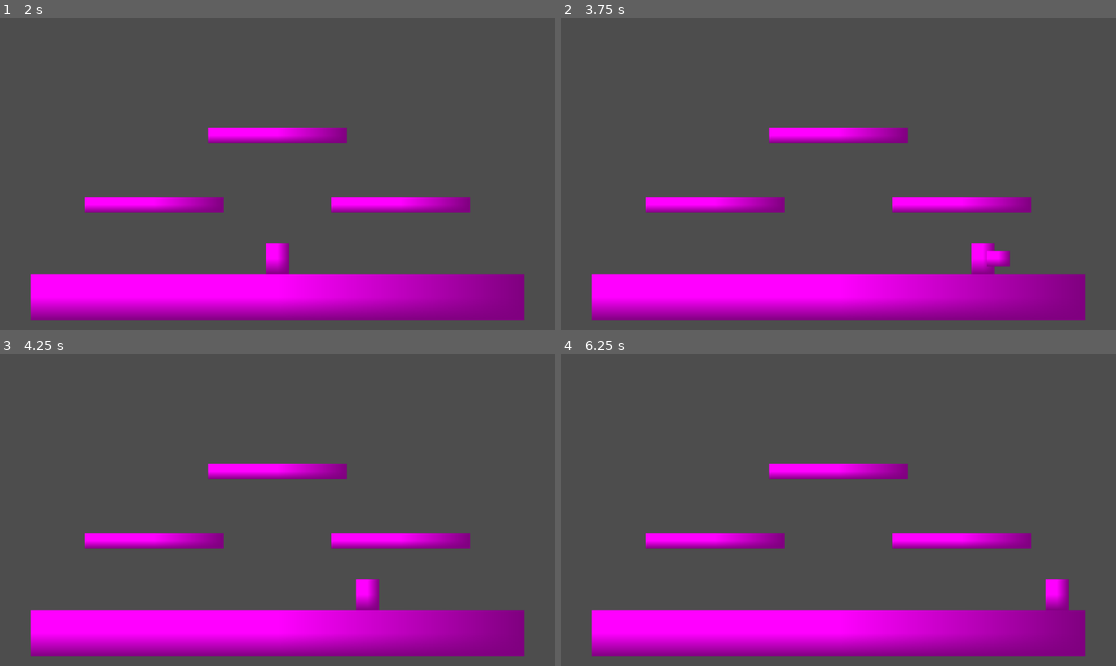
Above: before the commit, frames 1-4 (two rows, left to right).
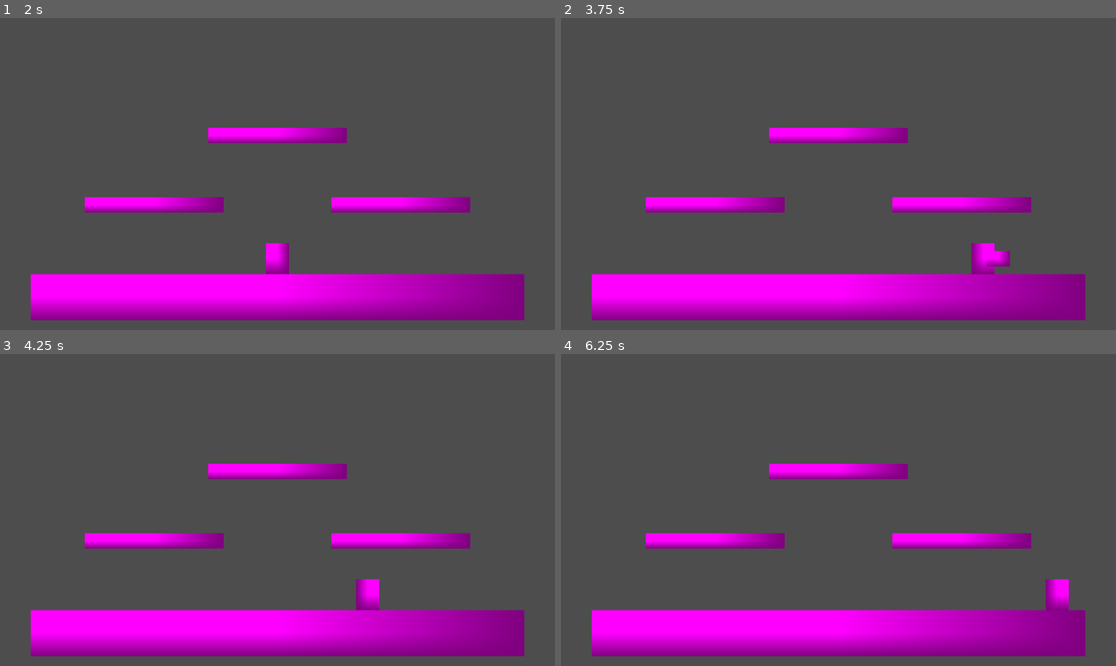
Above: after the commit, the same moments.

Repository: ima-cow/Fighting-game-adv-comp-sci
Game: Godot game, scene res://scenes/level_selector.tscn
Same seed, same stepped clock (60 frames per second), same inputs: the game is played once before the commit and once after it. The engine's default icon, where the game draws it, is replaced by a stand-in: a white triangle on a blue panel in a dark square.
Inputs (mouse positions are in pixels of both pictures, inside the frame that each line leads up to):
- Up to frame 1 (2 s): click (177, 167) at 0.5 s; click (177, 167) at 1.25 s
- Up to frame 2 (3.75 s): tap Enter at 2 s; hold D (move_right) 2.03-3.53 s; tap H (grab) at 2.1 s; tap Space (jump) at 2.27, 3.02 s; tap U (jab) at 2.3, 2.85 s; tap K (smash) at 3.05, 3.6 s; hold A (move_left) from 3.53 s (still down)
- Up to frame 3 (4.25 s): keep holding A (move_left); tap I (special_1) at 3.8 s
- Up to frame 4 (6.25 s): release A (move_left) at 4.28 s; hold D (move_right) 4.28-5.78 s; tap I (special_1) at 4.35 s; tap Space (jump) at 4.52, 5.27, 6.02 s; tap O (special_2) at 4.55, 5.1 s; tap J (tilt) at 5.3, 5.85 s; hold A (move_left) from 5.78 s (still down); tap H (grab) at 6.05 s

Frame 1 is identical in both runs. In frame 2, 0.2% of the frame differs, in the area x 73-79%, y 72-82%; in frame 3, 0.3%, in the area x 64-69%, y 72-82%; in frame 4, 0.3%.

Commit message:
trying to get character flipping

Diff:
--- a/scenes/moves/blank_move.tscn
+++ b/scenes/moves/blank_move.tscn
@@ -17,7 +17,6 @@
 shape = SubResource("RectangleShape2D_5ye8p")
 
 [node name="Sprite2D" type="Sprite2D" parent="."]
-visible = false
 position = Vector2(32, 9.53674e-07)
 scale = Vector2(48, 32.5)
 texture = SubResource("PlaceholderTexture2D_btnd1")
--- a/scripts/move.gd
+++ b/scripts/move.gd
@@ -18,3 +18,6 @@
 
 func _physics_process(delta: float) -> void:
 	global_position = get_parent().get_parent().global_position
+
+#func _process(delta: float) -> void:
+	#if
--- a/scripts/player_movement.gd
+++ b/scripts/player_movement.gd
@@ -4,6 +4,8 @@
 @export var speed = 400.0
 @export var health = 100.0
 var can_move = true
+#1 is right, 0 is left
+var direction = SIDE_LEFT
 
 func _ready() -> void:
 	$"../PlayArea".body_shape_exited.connect(_on_play_area_body_shaped_exited)
@@ -24,7 +26,7 @@
 
 		$MoveResolver.do_move(global_position, 0)
 	else:
-		velocity.x *= 0.9 * delta
+		velocity.x *= 2 * delta
 
 	move_and_slide()
 
@@ -33,5 +35,13 @@
 		print("YOU DIED!")
 		queue_free()
 
+	if velocity.x < 0 && !$Sprite2D.flip_h:
+		$Sprite2D.flip_h = true
+	elif velocity.x > 0 && $Sprite2D.flip_h:
+		$Sprite2D.flip_h = false
+
 func _on_play_area_body_shaped_exited():
 	health = 0
+
+func flip_needed():
+	pass
